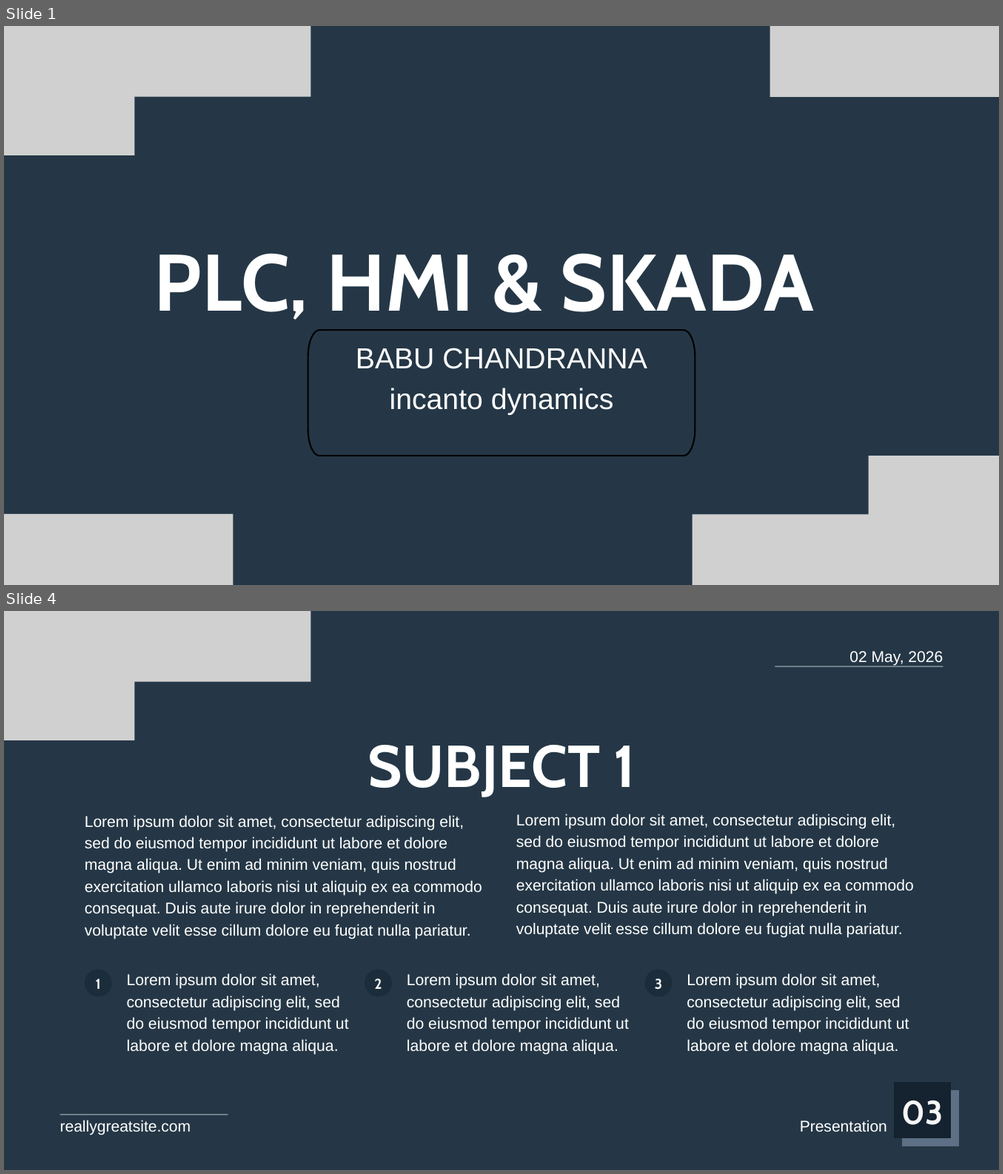
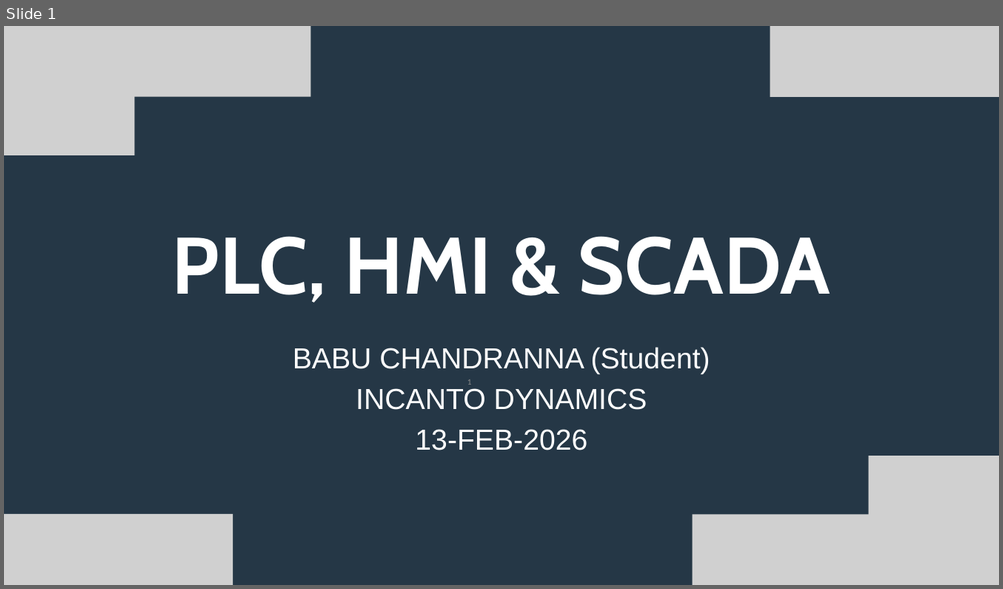
Before and after one commit to babubhare/plc_id, a slide deck: presentation/id_plc_hmi_scada.pptx. Shown one above the other, each under a label of ours: slides 1 and 4 before the commit, slide 1 after it; the slides between them are not shown. The pictures are 1003x1174 and 1003x589 pixels, drawn with LibreOffice and Linux fonts; fonts in the diff are those of the drawing; grey boxes stand for pictures. Boxes give left, top, right and bottom in pixels: in the first picture for what was removed or moved away, otherwise in the second. Text is boxed around its words. In the diff, an @@ line names an element or a change of style, - is before the commit and + after.

```diff
--- a/presentation/id_plc_hmi_scada.pptx
+++ b/presentation/id_plc_hmi_scada.pptx
@@ slide 4 removed at box(4, 611, 999, 1170), background #253746 @@
@@ picture removed at box(4, 611, 311, 682) @@
@@ picture removed at box(4, 653, 135, 741) @@
@@ text removed at box(849, 651, 942, 666) @@
-02 May, 2026
@@ line removed from (775, 667) to (943, 667) @@
@@ text removed at box(367, 745, 635, 797) @@
-SUBJECT 1
@@ text removed at box(85, 815, 481, 940) @@
-Lorem ipsum dolor sit amet, consectetur adipiscing elit, sed do eiusmod tempor incididunt ut labore et dolore magna aliqua. Ut enim ad minim veniam, quis nostrud exercitation ullamco laboris nisi ut aliquip ex ea commodo consequat. Duis aute irure dolor in reprehenderit in voluptate velit esse cillum dolore eu fugiat nulla pariatur.
@@ text removed at box(516, 814, 913, 938) @@
-Lorem ipsum dolor sit amet, consectetur adipiscing elit, sed do eiusmod tempor incididunt ut labore et dolore magna aliqua. Ut enim ad minim veniam, quis nostrud exercitation ullamco laboris nisi ut aliquip ex ea commodo consequat. Duis aute irure dolor in reprehenderit in voluptate velit esse cillum dolore eu fugiat nulla pariatur.
@@ freeform shape removed at box(85, 970, 112, 997) @@
@@ text removed at box(96, 979, 101, 989) @@
-1
@@ text removed at box(127, 974, 349, 1055) @@
-Lorem ipsum dolor sit amet, consectetur adipiscing elit, sed do eiusmod tempor incididunt ut labore et dolore magna aliqua.
@@ freeform shape removed at box(364, 970, 392, 997) @@
@@ text removed at box(374, 979, 381, 989) @@
-2
@@ text removed at box(407, 974, 629, 1055) @@
-Lorem ipsum dolor sit amet, consectetur adipiscing elit, sed do eiusmod tempor incididunt ut labore et dolore magna aliqua.
@@ freeform shape removed at box(645, 970, 671, 997) @@
@@ text removed at box(654, 979, 662, 990) @@
-3
@@ text removed at box(686, 974, 909, 1055) @@
-Lorem ipsum dolor sit amet, consectetur adipiscing elit, sed do eiusmod tempor incididunt ut labore et dolore magna aliqua.
@@ freeform shape removed at box(893, 1082, 950, 1138) @@
@@ freeform shape removed at box(902, 1091, 959, 1147) @@
@@ line removed from (60, 1115) to (227, 1115) @@
@@ text removed at box(60, 1120, 191, 1136) @@
-reallygreatsite.com
@@ text removed at box(800, 1120, 887, 1132) @@
-Presentation
@@ text removed at box(901, 1101, 942, 1125) @@
-03
@@ slide 1 changed as well @@
@@ text at box(172, 236, 831, 303): text changed @@
-PLC, HMI & SKADA
+PLC, HMI & SCADA
@@ text "BABU CHANDRANNA (Student)" at box(293, 347, 710, 451): vertical alignment top to bottom @@
@@ freeform shape removed at box(308, 330, 694, 456) @@
@@ text at box(293, 347, 710, 451): text changed @@
-BABU CHANDRANNA
-incanto dynamics
+BABU CHANDRANNA (Student)
+INCANTO DYNAMICS
+13-FEB-2026
@@ page number added at box(467, 380, 472, 385), 12 pt, text #8C8C8C @@
+1
```
Also in this commit, not shown: 1 other slide changed, 21 slides added, 7 other slides removed, 1 other file.
